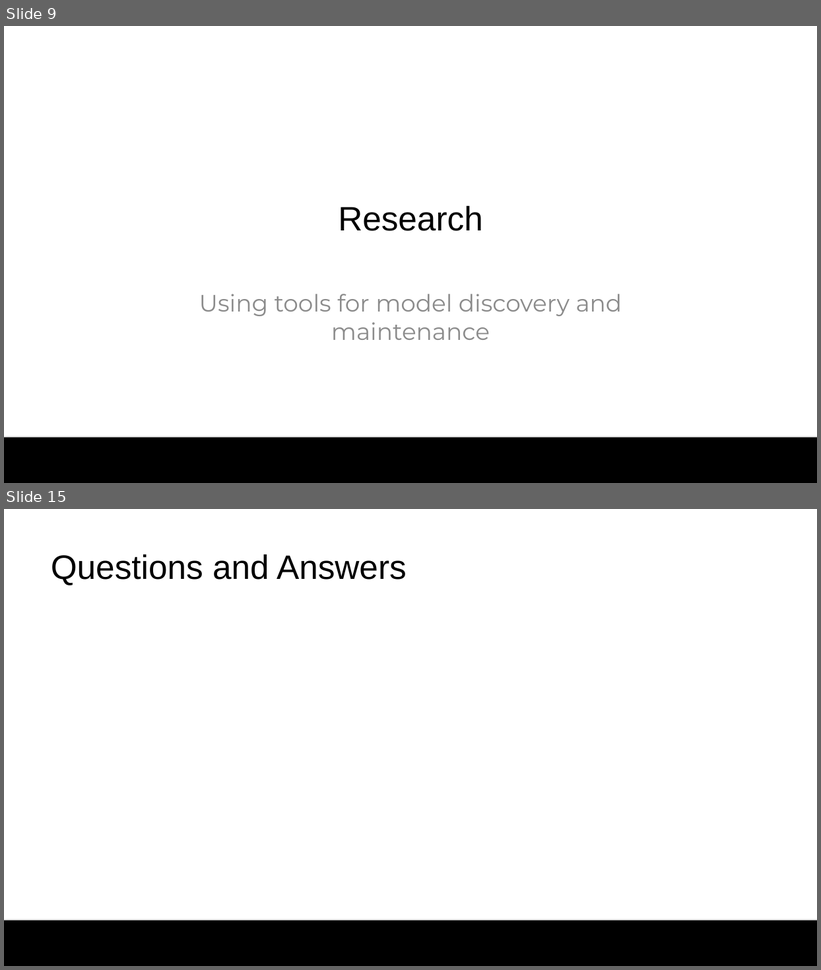
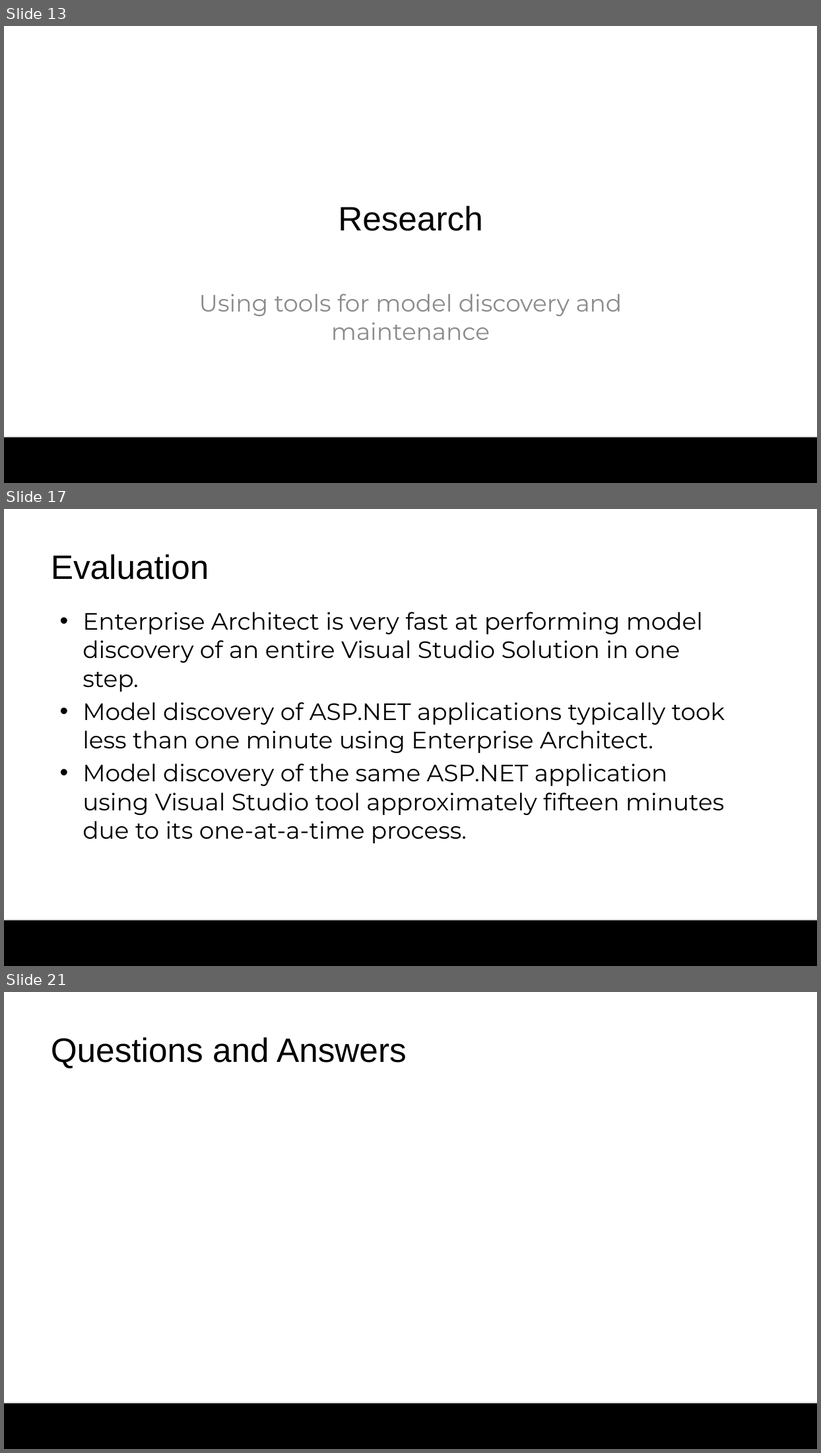
Before and after one commit to colby13king/cs5320-code, a slide deck: LicenseAssetManager/docs/Maintenance/MaintenancePresentation.pptx. Shown one above the other, each under a label of ours: slides 9 and 15 before the commit, slides 13, 17 and 21 after it; the slides between them are not shown. The pictures are 821x970 and 821x1453 pixels, drawn with LibreOffice and Linux fonts; fonts in the diff are those of the drawing; background and template pictures are left out. Boxes give left, top, right and bottom in pixels: in the first picture for what was removed or moved away, otherwise in the second. Text is boxed around its words. In the diff, an @@ line names an element or a change of style, - is before the commit and + after.

```diff
--- a/LicenseAssetManager/docs/Maintenance/MaintenancePresentation.pptx
+++ b/LicenseAssetManager/docs/Maintenance/MaintenancePresentation.pptx
@@ slide 17 added at (x1=4, y1=509, x2=817, y2=966), background #FFFFFF; not listed: 1 template element that a slide beside it also shows @@
@@ title added at (x1=51, y1=554, x2=209, y2=580), 40 pt, text #000000 @@
+Evaluation
@@ text added at (x1=83, y1=612, x2=725, y2=844), 28 pt, text #000000 @@
+• Enterprise Architect is very fast at performing model discovery of an entire Visual Studio Solution in one step.
+• Model discovery of ASP.NET applications typically took less than one minute using Enterprise Architect.
+• Model discovery of the same ASP.NET application using Visual Studio tool approximately fifteen minutes due to its one-at-a-time process.
@@ what was slide 9 is now slide 13 @@
@@ what was slide 15 is now slide 21 @@
```
Also in this commit, not shown: 7 slides changed, 10 other slides added, 5 slides removed, 1 other file.
